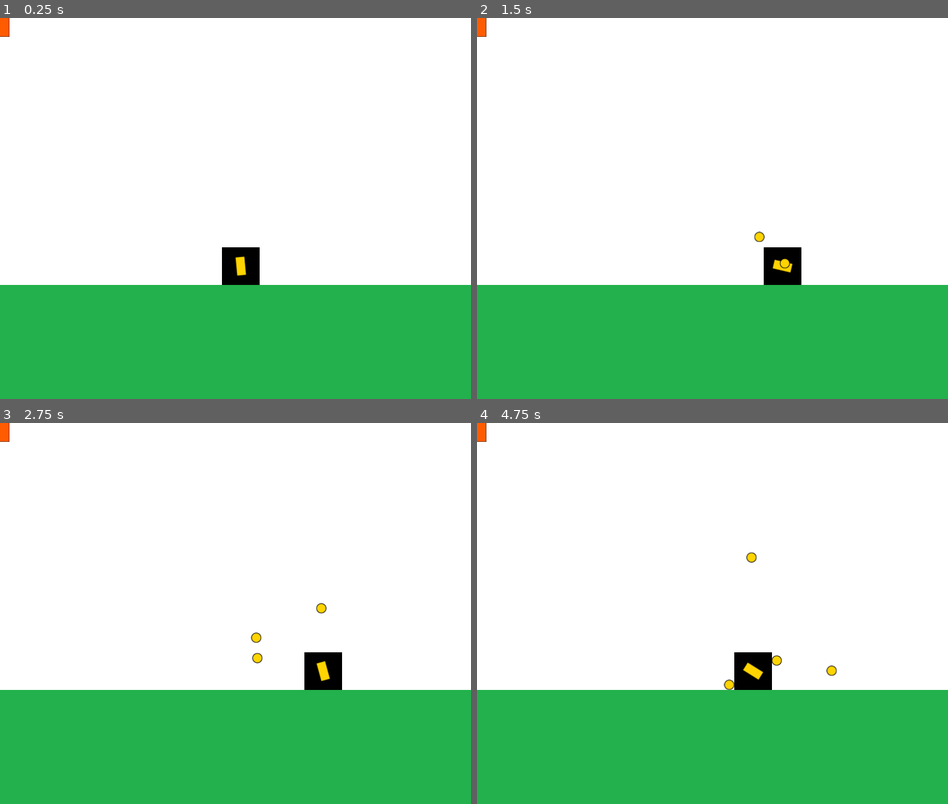
Above: before the commit, frames 1-4 (two rows, left to right).
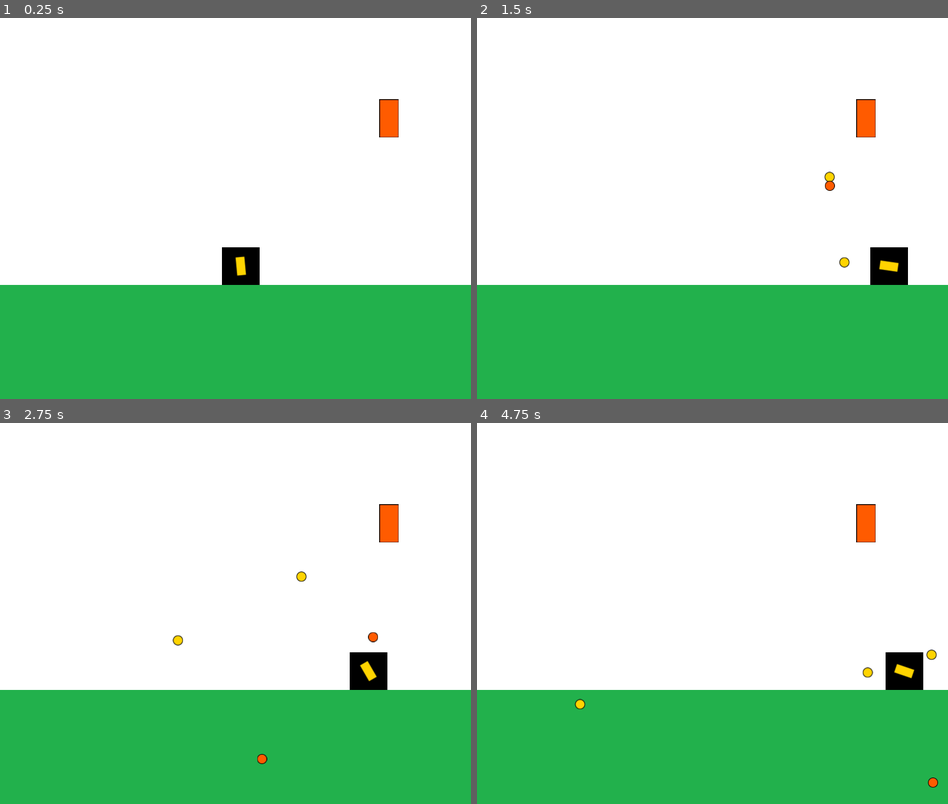
Above: after the commit, the same moments.

Repository: nicomeiradyj/entregas-ipv-meira-nicolas
Game: Godot game, scene res://Main.tscn
The game is run twice, just before and just after one commit, with the same random seed, the same clock (stepped at 60 frames per second) and the same inputs.
Inputs (mouse positions are in pixels of both pictures, inside the frame that each line leads up to):
- Up to frame 1 (0.25 s): no input
- Up to frame 2 (1.5 s): tap Enter at 0.5 s; move the mouse to (816, 189) at 0.52 s; hold D (move_right) 0.53-1.28 s; click (816, 189) at 0.6 s; move the mouse to (618, 227) at 1.27 s; hold A (move_left) from 1.28 s (still down); click (618, 227) at 1.35 s
- Up to frame 3 (2.75 s): move the mouse to (282, 529) at 2.02 s; release A (move_left) at 2.03 s; hold D (move_right) from 2.03 s (still down); click (282, 529) at 2.1 s
- Up to frame 4 (4.75 s): move the mouse to (688, 689) at 2.77 s; click (688, 689) at 2.85 s; move the mouse to (853, 670) at 3.52 s; release D (move_right) at 3.53 s; hold A (move_left) from 3.53 s (still down); click (853, 670) at 3.6 s; move the mouse to (571, 556) at 4.27 s; click (571, 556) at 4.35 s

The runs differ from the first frame. In frame 1, 0.5% of the frame differs, in the area x 0-85%, y 0-32%; in frame 2, 2.3%; in frame 3, 2.4%; in frame 4, 2.5%, in the area x 0-98%, y 0-96%.

Commit message:
Entrega 2, hasta el primer bonus completado

Diff:
--- a/entrega-2-meira-nicolas/Main.tscn
+++ b/entrega-2-meira-nicolas/Main.tscn
@@ -32,3 +32,4 @@
 position = Vector2(409, 422)
 
 [node name="Turret" parent="." unique_id=2107063740 instance=ExtResource("5_fos0i")]
+position = Vector2(661, 171)
--- a/entrega-2-meira-nicolas/abstract_projectile.gd
+++ b/entrega-2-meira-nicolas/abstract_projectile.gd
@@ -16,7 +16,7 @@
 	set_physics_process(true)
 
 func _physics_process(delta):
-	position += direction*70*delta
+	position += direction*260*delta
 
 
 
--- /dev/null
+++ b/entrega-2-meira-nicolas/entities/enemies/projectile.tscn
@@ -0,0 +1,10 @@
+[gd_scene format=3 uid="uid://be53m2jwnau77"]
+
+[ext_resource type="PackedScene" uid="uid://bsnptqlln1wif" path="res://AbstractProjectile.tscn" id="1_uu7u1"]
+[ext_resource type="Texture2D" uid="uid://1k85veaveo6h" path="res://assets/textures/proyectile_turret.png" id="2_1ljup"]
+
+[node name="Projectile" unique_id=781578077 instance=ExtResource("1_uu7u1")]
+texture = ExtResource("2_1ljup")
+
+[node name="Timer" parent="." index="0" unique_id=2078583910]
+wait_time = 5.0
--- /dev/null
+++ b/entrega-2-meira-nicolas/entities/enemies/turret.gd
@@ -0,0 +1,28 @@
+extends Sprite2D
+
+@export var projectile_scene: PackedScene
+
+var projectile_container: Node2D
+
+var player
+
+@onready var fire_position:Marker2D = $FirePosition
+
+func set_values(new_player, new_container):
+	player = new_player
+	projectile_container = new_container
+	$Timer.start()
+
+
+func _on_timer_timeout() -> void:
+	fire()
+
+func fire():
+	var projectile:Projectile = projectile_scene.instantiate()
+	projectile_container.add_child(projectile)
+	projectile.set_starting_values($FirePosition.global_position, (player.global_position - $FirePosition.global_position).normalized())
+	projectile.delete_requested.connect(_on_projectile_delete_requested)
+
+func _on_projectile_delete_requested(projectile):
+		projectile_container.remove_child(projectile)
+		projectile.queue_free()
--- a/entrega-2-meira-nicolas/entities/enemies/turret.tscn
+++ b/entrega-2-meira-nicolas/entities/enemies/turret.tscn
@@ -1,8 +1,16 @@
 [gd_scene format=3 uid="uid://duu4cog0fb05u"]
 
 [ext_resource type="Texture2D" uid="uid://d2ug0mybgeebc" path="res://assets/textures/turret.png" id="1_sy5ka"]
+[ext_resource type="Script" uid="uid://c4oehjjr7pfkj" path="res://entities/enemies/turret.gd" id="2_h6tj7"]
+[ext_resource type="PackedScene" uid="uid://be53m2jwnau77" path="res://entities/enemies/projectile.tscn" id="3_aiw5j"]
 
 [node name="Turret" type="Sprite2D" unique_id=2107063740]
 texture = ExtResource("1_sy5ka")
+script = ExtResource("2_h6tj7")
+projectile_scene = ExtResource("3_aiw5j")
 
-[node name="Marker2D" type="Marker2D" parent="." unique_id=2146747664]
+[node name="FirePosition" type="Marker2D" parent="." unique_id=2146747664]
+
+[node name="Timer" type="Timer" parent="." unique_id=1909185878]
+
+[connection signal="timeout" from="Timer" to="." method="_on_timer_timeout"]
--- a/entrega-2-meira-nicolas/entities/player/Player.gd
+++ b/entrega-2-meira-nicolas/entities/player/Player.gd
@@ -1,17 +1,20 @@
 extends Sprite2D
 
-var speed = 200 #Pixeles
+# las variables para el drag
+var ACCELERATION = 1200
+var H_SPEED_LIMIT = 400
+var FRICTION_WEIGHT = 0.05
 
 @onready var cannon:Sprite2D = $Cannon
 
-var projectile_container = Node2D
+var projectile_container: Node2D
+var velocity: Vector2 = Vector2.ZERO
 
 func set_projectile_container(container:Node2D):
 	cannon.projectile_container = container
-	projectile_container  = container
+	projectile_container = container
 
 func _physics_process(delta):
-
 	var direction_optimized:int = int(Input.is_action_pressed("move_right")) - int(Input.is_action_pressed("move_left"))
 
 	var mouse_position:Vector2 = get_global_mouse_position()
@@ -23,4 +26,11 @@
 	if Input.is_action_just_pressed("fire"):
 		cannon.fire()
 
-	position.x += direction_optimized * speed * delta
+	if direction_optimized != 0:
+		#clamp funciona como una barrera
+		velocity.x = clamp(velocity.x + (direction_optimized * ACCELERATION * delta), -H_SPEED_LIMIT, H_SPEED_LIMIT)
+	else:
+		# lerp es inhterpolacion lineal, y va frenando cuando dejo de moverme
+		velocity.x = lerp(velocity.x, 0.0, FRICTION_WEIGHT) if abs(velocity.x) > 1 else 0.0
+
+	position.x += velocity.x * delta
--- a/entrega-2-meira-nicolas/main.gd
+++ b/entrega-2-meira-nicolas/main.gd
@@ -4,3 +4,4 @@
 
 func _ready() -> void:
 	$Player.set_projectile_container(self)
+	$Turret.set_values($Player, self)
Not shown, added: entrega-2-meira-nicolas/entities/enemies/turret.gd.uid
